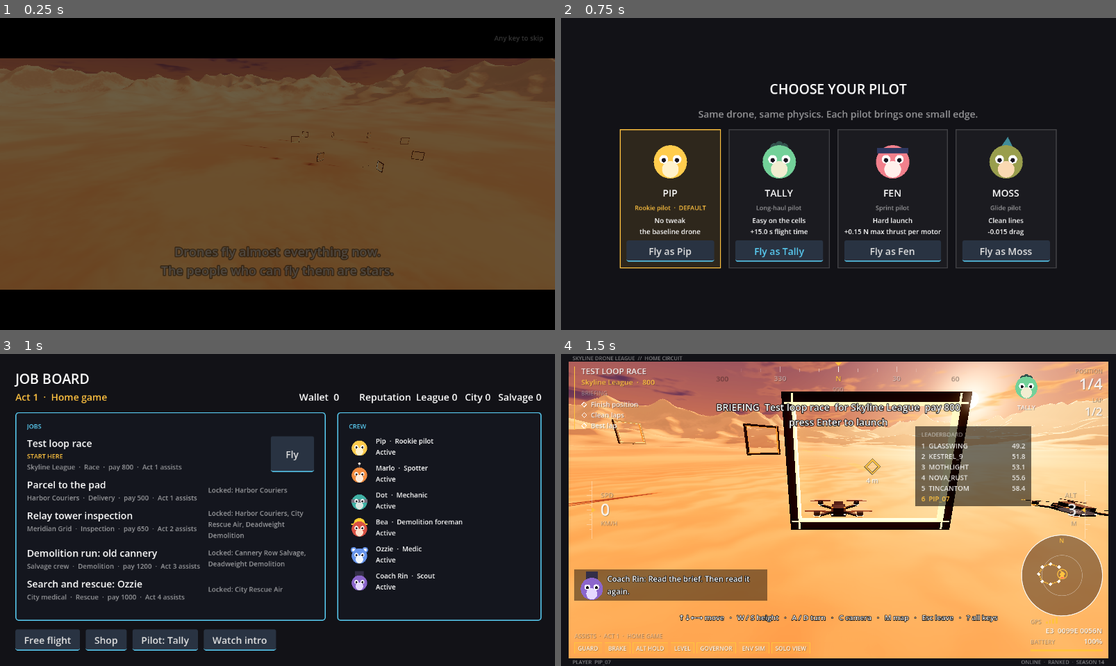
Above: before the commit, frames 1-4 (two rows, left to right).
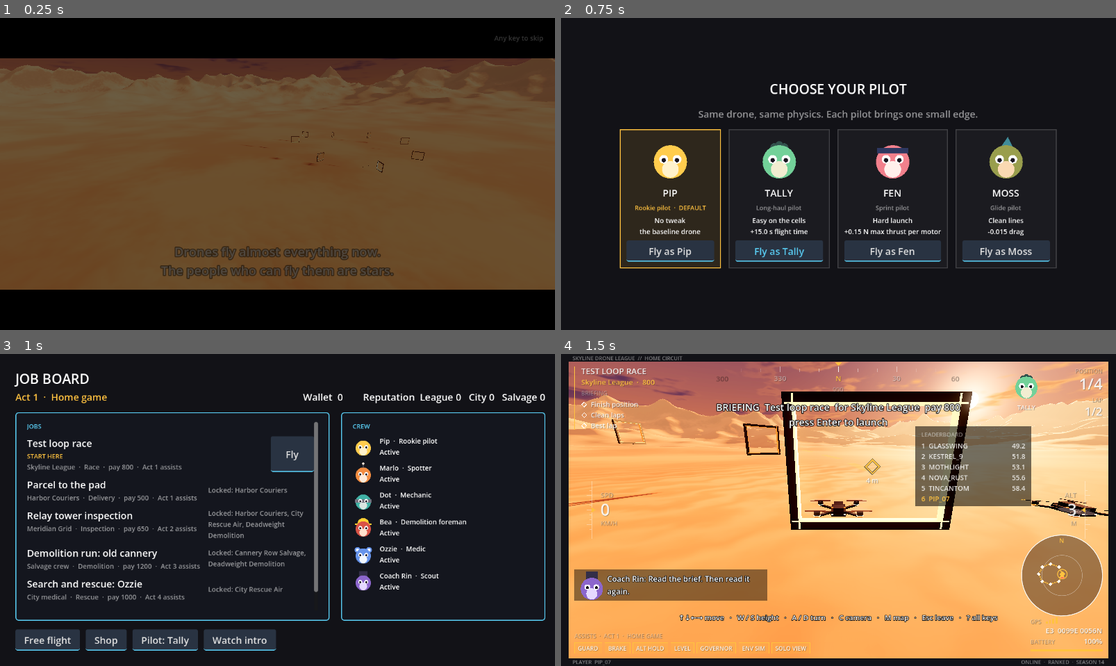
Above: after the commit, the same moments.

Repository: avdrav1/drone-sports
Game: Godot game, scene res://scenes/story/intro.tscn
Two runs of this game, one before a commit and one after it. Both use one fixed random seed, a clock stepped at 60 frames per second and the inputs below.
Inputs (mouse positions are in pixels of both pictures, inside the frame that each line leads up to):
- Up to frame 1 (0.25 s): no input
- Up to frame 2 (0.75 s): tap Enter (ui_accept) at 0.5 s; move the mouse to (960, 158) at 0.52 s; hold Right (roll_right) from 0.53 s (still down); hold C (cycle_camera) from 0.53 s (still down); click (960, 158) at 0.67 s
- Up to frame 3 (1 s): keep holding Right (roll_right); keep holding C (cycle_camera); tap Enter (ui_accept) at 0.77 s
- Up to frame 4 (1.5 s): release Right (roll_right) at 1.25 s; release C (cycle_camera) at 1.25 s; click "Fly" at 1.25 s

Frames 1-2 are identical in both runs. In frame 3, 3.8% of the frame differs, in the area x 53-99%, y 12-86%; in frame 4, nothing differs.

Commit message:
Story 7.6: Story consequences
Co-Authored-By: Claude Opus 5.5 <noreply@anthropic.com>

Diff:
--- a/data/jobs/board.tres
+++ b/data/jobs/board.tres
@@ -6,7 +6,8 @@
 [ext_resource type="Resource" path="res://data/jobs/inspection.tres" id="j2"]
 [ext_resource type="Resource" path="res://data/jobs/demolition.tres" id="j3"]
 [ext_resource type="Resource" path="res://data/jobs/rescue.tres" id="j4"]
+[ext_resource type="Resource" path="res://data/jobs/spotter_drill.tres" id="j5"]
 
 [resource]
 script = ExtResource("1_list")
-jobs = Array[Resource]([ExtResource("j0"), ExtResource("j1"), ExtResource("j2"), ExtResource("j3"), ExtResource("j4")])
+jobs = Array[Resource]([ExtResource("j0"), ExtResource("j1"), ExtResource("j2"), ExtResource("j3"), ExtResource("j4"), ExtResource("j5")])
--- /dev/null
+++ b/data/jobs/spotter_drill.tres
@@ -0,0 +1,24 @@
+[gd_resource type="Resource" script_class="Job" load_steps=3 format=3]
+
+[ext_resource type="Script" path="res://scripts/jobs/job.gd" id="1_job"]
+[ext_resource type="Resource" path="res://data/assists/act2.tres" id="2_act2"]
+
+[resource]
+script = ExtResource("1_job")
+id = &"spotter_drill"
+title = "Spotter drill: Marlo on the radio"
+scene = "res://scenes/jobs/spotter_drill.tscn"
+client = "Skyline League"
+job_type = &"race"
+faction = &"league"
+required_assists = ExtResource("2_act2")
+time_limit = 180.0
+pay = 1000
+countdown = 3.0
+default_view = 0
+weights = {
+"BestSplit": 2.0,
+"CleanLap": 1.0,
+"FinishPosition": 2.0
+}
+requires_living = Array[StringName]([&"marlo"])
--- /dev/null
+++ b/scenes/jobs/spotter_drill.tscn
@@ -0,0 +1,9 @@
+[gd_scene load_steps=3 format=3]
+
+[ext_resource type="PackedScene" path="res://scenes/jobs/test_race.tscn" id="1_race"]
+[ext_resource type="Resource" path="res://data/jobs/spotter_drill.tres" id="2_job"]
+
+[node name="SpotterDrill" instance=ExtResource("1_race")]
+
+[node name="JobRunner" parent="."]
+job = ExtResource("2_job")
--- a/scripts/jobs/job.gd
+++ b/scripts/jobs/job.gd
@@ -32,5 +32,7 @@
 @export var guidance := Guidance.FULL
 ## Characters at risk on this job; each needs a HazardZone. Empty means nobody can be struck.
 @export var crew_in_field: Array[StringName] = []
+## Characters who must be alive for this job to fly (Story 7.6).
+@export var requires_living: Array[StringName] = []
 ## Fog and wind. Null flies clear and still.
 @export var weather: Weather
--- a/scripts/progression/career.gd
+++ b/scripts/progression/career.gd
@@ -45,17 +45,20 @@
 ## good (a later act than now), and see the faction reputation it needs, or for
 ## a team with `needs_flag`, that story flag.
 func wants(t: Team) -> bool:
-	if t.id in offered or t.id == team_id:
+	if t.id in offered or t.id == team_id or Consequences.faction_locked(t.faction):
 		return false
-	if int(t.preset.label.trim_prefix("Act ")) <= act():
+	# A pilot whose own faction is locked will take a team of the same act.
+	if int(t.preset.label.trim_prefix("Act ")) < act() + (0 if team_locked() else 1):
 		return false
 	# A scout's team asks on the flag alone: they already saw the run.
 	if t.needs_flag != &"":
 		return StoryFlags.is_set(t.needs_flag)
 	return Reputation.of(t.faction) >= t.reputation_needed
 
-## Make every offer now due. Returns the new ones.
+## Make every offer now due. Returns the new ones. Offers from a faction
+## locked since are withdrawn.
 func check_offers() -> Array[Team]:
+	pending = pending.filter(func(p): return teams.by_id(p) == null or not Consequences.faction_locked(teams.by_id(p).faction))
 	var made: Array[Team] = []
 	for t in teams.teams:
 		if wants(t):
@@ -90,16 +93,28 @@
 	save()
 
 ## Jobs the pilot may fly now: the current team's job types, or the home
-## game's tagged jobs in Act 1.
+## game's tagged jobs in Act 1. Never a locked faction's job or one whose
+## required crew is dead (Story 7.6). A pilot left on a locked faction's team
+## keeps its assists and flies the home game's jobs too, so the career goes on.
 func can_fly(job: Job) -> bool:
+	if not Consequences.listed(job) or not Consequences.missing_crew(job).is_empty():
+		return false
 	var t := team()
-	return job.job_type in t.job_types if t else job.tags.has(&"act1")
+	var home := job.tags.has(&"act1")
+	if t == null:
+		return home
+	return job.job_type in t.job_types or (home and team_locked())
+
+## The pilot's own team is in a faction a death has locked.
+func team_locked() -> bool:
+	var t := team()
+	return t != null and Consequences.faction_locked(t.faction)
 
 ## Names of the teams that fly this kind of job, for a locked job's row.
 func unlocked_by(job: Job) -> Array[String]:
 	var out: Array[String] = []
 	for t in teams.teams:
-		if job.job_type in t.job_types:
+		if job.job_type in t.job_types and not Consequences.faction_locked(t.faction):
 			out.append(t.name)
 	return out
 
--- a/scripts/progression/garage.gd
+++ b/scripts/progression/garage.gd
@@ -25,18 +25,19 @@
 func level(id: StringName) -> int:
 	return levels.get(id, 0)
 
-## The next level's price, or -1 at the top level.
+## The next level's price, or -1 at the top level. Marked up once a death
+## carries shop_closed (Story 7.6).
 func price(id: StringName) -> int:
 	var u := upgrade(id)
 	var l := level(id)
-	return u.prices[l] if u and l < u.max_level() else -1
+	return ceili(u.prices[l] * Consequences.price_factor()) if u and l < u.max_level() else -1
 
 func can_buy(id: StringName) -> bool:
 	var p := price(id)
-	return p >= 0 and Wallet.balance >= p
+	return p >= 0 and Wallet.balance >= p and Consequences.shop_closed_jobs() == 0
 
 ## Spend the wallet on the next level. False, and nothing changes, if the pilot
-## cannot afford it or it is maxed.
+## cannot afford it, it is maxed, or the shop is closed.
 func buy(id: StringName) -> bool:
 	if not can_buy(id):
 		return false
--- a/scripts/story/bark.gd
+++ b/scripts/story/bark.gd
@@ -143,6 +143,9 @@
 func _on_gate(who: Node3D, _gate: int) -> void:
 	if runner and who != runner.drone:
 		return
+	# Gates are the spotter's call; without one, nobody makes it (Story 7.6).
+	if Consequences.in_effect(&"no_spotter"):
+		return
 	if _since_gate < gate_gap:
 		return
 	if not say(&"gate_passed").is_empty():
--- /dev/null
+++ b/scripts/story/consequences.gd
@@ -0,0 +1,55 @@
+class_name Consequences
+extends RefCounted
+# What a death changes (Story 7.6, the table in CHARACTERS.md). Each is a
+# Character.death_consequence tag; the HUD, shop, career, and board ask here
+# whether it is in effect, so none of them names a character (CLAUDE.md rule 6).
+
+## Jobs the shop stays shut after the death that closes it.
+const SHOP_CLOSED_JOBS := 3
+## Upgrade prices from the death on, closed or reopened.
+const SHOP_MARKUP := 1.25
+## Consequence tag -> the faction it locks for the rest of the playthrough.
+const FACTION_LOCKS := {&"salvage_locked": &"salvage", &"city_locked": &"city"}
+
+## The dead whose death carries `tag`.
+static func causes(tag: StringName) -> Array[Character]:
+	var out: Array[Character] = []
+	if tag == &"":
+		return out
+	for id in Roster.ids():
+		var c: Character = Roster.character(id)
+		if c.death_consequence == tag and not Roster.is_alive(id):
+			out.append(c)
+	return out
+
+static func in_effect(tag: StringName) -> bool:
+	return not causes(tag).is_empty()
+
+## A locked faction makes no offers and its jobs leave the board.
+static func faction_locked(faction: StringName) -> bool:
+	for tag in FACTION_LOCKS:
+		if FACTION_LOCKS[tag] == faction and in_effect(tag):
+			return true
+	return false
+
+## Jobs left until the shop reopens; 0 when it is open.
+static func shop_closed_jobs() -> int:
+	var left := 0
+	for c in causes(&"shop_closed"):
+		left = maxi(left, SHOP_CLOSED_JOBS - Roster.jobs_since_death(c.id))
+	return left
+
+static func price_factor() -> float:
+	return SHOP_MARKUP if in_effect(&"shop_closed") else 1.0
+
+## Names of the dead this job needs alive (Job.requires_living).
+static func missing_crew(job: Job) -> Array[String]:
+	var out: Array[String] = []
+	for id in job.requires_living:
+		if not Roster.is_alive(id):
+			out.append(Roster.character(id).name)
+	return out
+
+## On the board at all: not from a locked faction.
+static func listed(job: Job) -> bool:
+	return not faction_locked(job.faction)
--- a/scripts/story/roster.gd
+++ b/scripts/story/roster.gd
@@ -2,6 +2,7 @@
 # Autoload "Roster": the cast and their status, kept in the save's "roster" section.
 # Injured benches a character for INJURY_JOBS jobs; a second injury while
 # injured kills. Death is permanent: there is no way back (CLAUDE.md rule 7).
+# For the dead, `jobs` counts the jobs finished since (Story 7.6: the shop).
 
 enum Status { ACTIVE, INJURED, DEAD }
 
@@ -36,6 +37,10 @@
 func jobs_benched(id: StringName) -> int:
 	return _state[id].jobs if status(id) == Status.INJURED else 0
 
+## Jobs finished since this character died; 0 for the living.
+func jobs_since_death(id: StringName) -> int:
+	return _state[id].jobs if status(id) == Status.DEAD else 0
+
 ## First strike injures; a strike while injured kills.
 func injure(id: StringName) -> void:
 	if not _harmable(id):
@@ -50,8 +55,9 @@
 	if _harmable(id) and status(id) != Status.DEAD:
 		_record(id, Status.DEAD, 0)
 
-## A job ended: injured characters count down toward active again. Anyone in
-## `skip` was hurt on that job, so it does not count toward their recovery.
+## A job ended: injured characters count down toward active again, and the
+## dead count the jobs since. Anyone in `skip` was hurt on that job, so it does
+## not count for them.
 func job_done(skip: Array = []) -> void:
 	for id in _state.keys():
 		if _state[id].status == Status.INJURED and not id in skip:
@@ -59,6 +65,8 @@
 			if _state[id].jobs <= 0:
 				_state.erase(id)
 				status_changed.emit(id, Status.ACTIVE)
+		elif _state[id].status == Status.DEAD and not id in skip:
+			_state[id].jobs += 1
 	save()
 
 func _harmable(id: StringName) -> bool:
--- a/scripts/ui/job_board.gd
+++ b/scripts/ui/job_board.gd
@@ -4,6 +4,8 @@
 # pay, and the assists it flies with; Fly on the ones the pilot's team takes,
 # and who unlocks the rest; the crew and their status. Offers ask here too,
 # and the shop and pilot select open from here. A new game picks a pilot first.
+# A locked faction's jobs leave the board, and the shop shows when it is closed
+# (Story 7.6).
 
 const JOBS := "res://data/jobs/board.tres"
 const FREE_FLIGHT := "res://scenes/debug_flight.tscn"
@@ -29,6 +31,7 @@
 var _crew_box: VBoxContainer
 var _footer: HBoxContainer
 var _pilot_button: Button
+var _shop_button: Button
 
 func _ready() -> void:
 	jobs = load(JOBS)
@@ -68,6 +71,11 @@
 	_header.text = Career.label()
 	_pilot_button.text = "Pilot: %s" % PlayerProfile.pilot().name
 	_money.text = money_text()
+	var closed := Consequences.shop_closed_jobs()
+	_shop_button.disabled = closed > 0
+	_shop_button.text = "Shop" if closed == 0 else "Shop closed: %d more job%s" % [closed, "" if closed == 1 else "s"]
+	_shop_button.tooltip_text = "" if closed == 0 else "Closed since %s died." % \
+		", ".join(Consequences.causes(&"shop_closed").map(func(c): return c.name))
 	for c in _jobs_box.get_children():
 		c.free()
 	for c in _crew_box.get_children():
@@ -76,6 +84,8 @@
 	crew_rows.clear()
 	_jobs_box.add_child(_heading("JOBS"))
 	for job in jobs.jobs:
+		if not Consequences.listed(job):
+			continue
 		var row := _job_row(job)
 		job_rows[job.id] = row
 		_jobs_box.add_child(row)
@@ -146,7 +156,11 @@
 		var lock := Label.new()
 		lock.name = "Locked"
 		var teams := Career.unlocked_by(job)
-		lock.text = "Locked: " + (", ".join(teams) if not teams.is_empty() else "no team yet")
+		var missing := Consequences.missing_crew(job)
+		if not missing.is_empty():
+			lock.text = "Closed: needs " + ", ".join(missing)
+		else:
+			lock.text = "Locked: " + (", ".join(teams) if not teams.is_empty() else "no team yet")
 		lock.add_theme_color_override("font_color", DIM)
 		lock.add_theme_font_size_override("font_size", 14)
 		lock.custom_minimum_size.x = 220
@@ -244,11 +258,11 @@
 	free.text = "Free flight"
 	free.pressed.connect(free_flight)
 	_footer.add_child(free)
-	var shop_button := Button.new()
-	shop_button.name = "Shop"
-	shop_button.text = "Shop"
-	shop_button.pressed.connect(func(): shop.open())
-	_footer.add_child(shop_button)
+	_shop_button = Button.new()
+	_shop_button.name = "Shop"
+	_shop_button.text = "Shop"
+	_shop_button.pressed.connect(func(): shop.open())
+	_footer.add_child(_shop_button)
 	_pilot_button = Button.new()
 	_pilot_button.name = "Pilot"
 	_pilot_button.pressed.connect(func(): pilot_select.open())
--- a/scripts/ui/race_hud.gd
+++ b/scripts/ui/race_hud.gd
@@ -58,8 +58,9 @@
 func split_color() -> Color:
 	return AHEAD if split_delta <= 0.0 else BEHIND
 
+## Off for good once the spotter is dead (Story 7.6).
 func split_visible() -> bool:
-	return not is_nan(split_delta) and _split_age < split_hold
+	return not is_nan(split_delta) and _split_age < split_hold and not Consequences.in_effect(&"no_spotter")
 
 func next_gate() -> Gate:
 	var p = course.progress(racer)
--- a/scripts/ui/results.gd
+++ b/scripts/ui/results.gd
@@ -43,7 +43,14 @@
 	if not r.bark.is_empty():
 		rows.add_child(bark_row(r.bark))
 	money.text = "Pay %d     Reputation (%s) %+d" % [r.pay, r.job.faction, r.reputation_change]
+	retry_button.disabled = not can_retry(r.job)
+	retry_button.tooltip_text = "" if can_retry(r.job) else "This job is off the board now."
 	show_offers()
+
+## A death can take a job off the board (its faction locked, or crew it needs
+## gone); Retry must not fly it anyway (Story 7.6).
+static func can_retry(job: Job) -> bool:
+	return job == null or (Consequences.listed(job) and Consequences.missing_crew(job).is_empty())
 
 ## Teams that now want the pilot ask here, one dialog at a time.
 func show_offers() -> void:
@@ -93,6 +100,8 @@
 	return row
 
 func retry() -> void:
+	if result and not can_retry(result.job):
+		return
 	retry_pressed.emit()
 	if job_scene:
 		get_tree().change_scene_to_file(job_scene)
--- /dev/null
+++ b/tests/test_consequences.gd
@@ -0,0 +1,214 @@
+extends RefCounted
+# Story 7.6: story consequences. Each death in the CHARACTERS.md table changes
+# the game: no spotter, a closed and dearer shop, locked factions. The board
+# drops a locked faction's jobs, closes a job whose crew is dead, and keeps a
+# memorial line for every death.
+
+const Sim = preload("res://tests/sim.gd")
+const BOARD := "res://scenes/ui/job_board.tscn"
+
+func _board() -> JobBoard:
+	var b: JobBoard = load(BOARD).instantiate()
+	Sim.add(b)
+	return b
+
+func test_consequences_are_data_on_the_cast() -> bool:
+	var tags := {}
+	for id in Roster.ids():
+		var c: Character = Roster.character(id)
+		if c.death_consequence != &"":
+			tags[c.death_consequence] = id
+	var none_yet := true
+	for tag in tags:
+		none_yet = none_yet and not Consequences.in_effect(tag)
+	return tags.size() == 4 and none_yet and Consequences.price_factor() == 1.0 \
+		and Consequences.shop_closed_jobs() == 0
+
+func test_marlo_dead_no_gate_callouts_or_split_delta() -> bool:
+	var hud := RaceHud.new()
+	hud.split_delta = -0.4
+	var before := hud.split_visible()
+	var scene: Node = load("res://scenes/jobs/test_race.tscn").instantiate()
+	var runner: JobRunner = scene.get_node("JobRunner")
+	runner.pays_out = false
+	Sim.add(scene)
+	await Sim.process_frames(3)
+	var bark: Bark = scene.get_node("Bark")
+	var heard := []
+	bark.spoke.connect(func(id, e, _t): heard.append([id, e]))
+	var course: Course = scene.get_node("Course")
+	var gate := func() -> int:
+		heard.clear()
+		bark._since_gate = INF
+		course.gate_passed.emit(scene.get_node("Drone"), 1)
+		return heard.filter(func(h): return h[1] == &"gate_passed").size()
+	var alive_calls: int = gate.call()  # control: Marlo alive calls the gate
+	Roster.kill(&"marlo")
+	var after := hud.split_visible()
+	hud.free()
+	# A living character who would call gates stays silent too: no spotter, no callout.
+	var dot: Character = Roster.character(&"dot")
+	var speaks: Array[StringName] = dot.speaks_on.duplicate()
+	var lines := Bark.lines_of(&"dot").duplicate()
+	var stand_in := lines.duplicate()
+	stand_in["gate_passed"] = {"active": ["Gate."]}
+	dot.speaks_on.append(&"gate_passed")
+	Bark._cache[&"dot"] = stand_in
+	var stand_in_can := not Bark.pool(&"dot", &"gate_passed").is_empty()
+	var dead_calls: int = gate.call()
+	dot.speaks_on = speaks
+	Bark._cache[&"dot"] = lines
+	scene.free()
+	return before and not after and Consequences.in_effect(&"no_spotter") \
+		and alive_calls == 1 and stand_in_can and dead_calls == 0
+
+func test_dot_dead_closes_shop_for_three_jobs_then_dearer() -> bool:
+	var stock := Garage.price(&"thrust")
+	Wallet.balance = 100000
+	Roster.kill(&"dot")
+	var closed := Consequences.shop_closed_jobs() == 3 and not Garage.can_buy(&"thrust") \
+		and not Garage.buy(&"thrust") and Garage.level(&"thrust") == 0 and Wallet.balance == 100000
+	var b := _board()
+	await Sim.process_frames(1)
+	var button: Button = b._footer.get_node("Shop")
+	var shown := button.disabled and button.text.contains("3 more jobs") and button.tooltip_text.contains("Dot")
+	b.free()
+	Roster.job_done()
+	Roster.job_done()
+	var still := Consequences.shop_closed_jobs() == 1 and not Garage.buy(&"thrust")
+	Roster.job_done()
+	var dearer := Garage.price(&"thrust") == ceili(stock * 1.25) and Garage.price(&"thrust") > stock
+	var bought := Garage.buy(&"thrust") and Wallet.balance == 100000 - ceili(stock * 1.25)
+	b = _board()
+	await Sim.process_frames(1)
+	button = b._footer.get_node("Shop")
+	var open := not button.disabled and button.text == "Shop"
+	b.free()
+	Wallet.balance = 0
+	return closed and shown and still and dearer and bought and open
+
+func test_dots_own_job_does_not_count_toward_reopening() -> bool:
+	Roster.kill(&"dot")
+	Roster.job_done([&"dot"])
+	var counted_after := Consequences.shop_closed_jobs() == 3
+	Roster.job_done()
+	SaveGame.load_all(Sim.tree())
+	return counted_after and Roster.jobs_since_death(&"dot") == 1 and Consequences.shop_closed_jobs() == 2
+
+func test_bea_dead_locks_salvage() -> bool:
+	Reputation.add(&"salvage", 100)
+	Career.team_id = &"harbor_couriers"
+	Roster.kill(&"bea")
+	var offers := Career.check_offers()
+	var salvage_offer := offers.any(func(t): return t.faction == &"salvage")
+	var b := _board()
+	await Sim.process_frames(1)
+	var listed: bool = b.job_rows.has(&"demolition")
+	var city: bool = b.job_rows.has(&"inspection")
+	b.free()
+	Career.team_id = &""
+	return Consequences.faction_locked(&"salvage") and not Consequences.faction_locked(&"city") \
+		and not salvage_offer and not listed and city \
+		and not Career.can_fly(load("res://data/jobs/demolition.tres"))
+
+func test_ozzie_dead_locks_city_services() -> bool:
+	Reputation.add(&"city", 100)
+	Roster.kill(&"ozzie")
+	var offers := Career.check_offers()
+	var b := _board()
+	await Sim.process_frames(1)
+	var gone := true
+	for id in [&"sample_delivery", &"inspection", &"rescue"]:
+		gone = gone and not b.job_rows.has(id)
+	var others: bool = b.job_rows.has(&"test_race") and b.job_rows.has(&"demolition")
+	b.free()
+	return Consequences.faction_locked(&"city") and offers.all(func(t): return t.faction != &"city") \
+		and gone and others
+
+func test_pending_offer_from_locked_faction_is_withdrawn() -> bool:
+	Reputation.add(&"city", 10)
+	var made := Career.check_offers()
+	var asked := Career.pending.has(&"harbor_couriers")
+	Roster.kill(&"ozzie")
+	Career.check_offers()
+	return made.size() == 1 and asked and Career.pending.is_empty()
+
+func test_pilot_on_a_locked_team_flies_home_jobs_and_can_move_on() -> bool:
+	Career.team_id = &"cannery_row"
+	var race: Job = load("res://data/jobs/test_race.tres")
+	var before := Career.can_fly(race)
+	Roster.kill(&"bea")
+	Reputation.add(&"city", 100)
+	var after := Career.can_fly(race)
+	var rescue_air := Career.wants(Career.teams.by_id(&"city_rescue_air"))
+	var deadweight := Career.wants(Career.teams.by_id(&"deadweight"))
+	var kept := Career.preset().label == "Act 3"
+	Career.team_id = &""
+	return not before and after and kept and rescue_air and not deadweight
+
+func test_job_needs_its_living_crew() -> bool:
+	var drill: Job = load("res://data/jobs/spotter_drill.tres")
+	var scene: Node = load(drill.scene).instantiate()
+	var runs_it: bool = (scene.get_node("JobRunner") as JobRunner).job == drill
+	scene.free()
+	var listed := false
+	for j in (load("res://data/jobs/board.tres") as JobList).jobs:
+		listed = listed or j == drill
+	Career.team_id = &"skyline_juniors"
+	var b := _board()
+	await Sim.process_frames(1)
+	var flies := b.fly_button(&"spotter_drill") != null
+	b.free()
+	Roster.kill(&"marlo")
+	b = _board()
+	await Sim.process_frames(1)
+	var row: Node = b.job_rows.get(&"spotter_drill")
+	var closed: bool = row != null and b.fly_button(&"spotter_drill") == null \
+		and (row.get_node("Locked") as Label).text.contains("Marlo")
+	b.fly(drill)
+	await Sim.process_frames(1)
+	var stayed: bool = Sim.tree().current_scene == null or Sim.tree().current_scene.scene_file_path != drill.scene
+	b.free()
+	Career.team_id = &""
+	return listed and runs_it and drill.requires_living == [&"marlo"] and flies and closed and stayed \
+		and not Career.can_fly(drill) and ResourceLoader.exists(drill.scene)
+
+func test_memorial_line_per_dead_character() -> bool:
+	var dead := [&"marlo", &"dot", &"bea", &"ozzie"]
+	for id in dead:
+		Roster.kill(id)
+	var b := _board()
+	await Sim.process_frames(1)
+	var ok := true
+	for id in dead:
+		var line := Bark.memorial(id)
+		var text: String = (b.crew_rows[id].get_node("Status") as Label).text
+		ok = ok and not line.is_empty() and text.contains("Died.") and text.contains(line)
+	ok = ok and not (b.crew_rows[&"rin"].get_node("Status") as Label).text.contains("Died.")
+	b.free()
+	return ok
+
+func test_locked_job_cannot_be_retried_from_results() -> bool:
+	var screen: Control = load("res://scenes/ui/results.tscn").instantiate()
+	Sim.add(screen)
+	var r := JobResult.new()
+	r.job = load("res://data/jobs/demolition.tres")
+	r.completed = true
+	r.letter = "B"
+	screen.show_result(r)
+	var open_before: bool = not screen.retry_button.disabled
+	var fired := []
+	screen.retry_pressed.connect(func(): fired.append(true))
+	Roster.kill(&"bea")
+	screen.show_result(r)
+	var closed: bool = screen.retry_button.disabled
+	screen.retry()
+	var drill := JobResult.new()
+	drill.job = load("res://data/jobs/spotter_drill.tres")
+	drill.letter = "C"
+	var drill_open: bool = Consequences.missing_crew(drill.job).is_empty()
+	Roster.kill(&"marlo")
+	screen.show_result(drill)
+	var drill_closed: bool = screen.retry_button.disabled
+	screen.free()
+	return open_before and closed and fired.is_empty() and drill_open and drill_closed
--- a/tests/test_job_board.gd
+++ b/tests/test_job_board.gd
@@ -15,7 +15,7 @@
 	for id in b.job_rows:
 		if b.fly_button(id):
 			out.append(id)
-	out.sort()
+	out.sort_custom(func(a, b): return String(a) < String(b))  # StringName sort is by pointer, not text
 	return out
 
 func test_reached_at_launch_and_jobs_come_back() -> bool:
@@ -82,7 +82,7 @@
 	var asked: bool = b.offer_dialog.visible and b.offer_dialog.team.id == &"skyline_juniors"
 	b.offer_dialog.confirmed.emit()
 	await Sim.process_frames(1)
-	var ok: bool = asked and b._header.text.contains("Skyline Juniors") and _flyable(b) == [&"test_race"]
+	var ok: bool = asked and b._header.text.contains("Skyline Juniors") and _flyable(b) == [&"spotter_drill", &"test_race"]
 	b.free()
 	await Sim.process_frames(1)
 	Sim.tree().unload_current_scene()  # the recruitment scene (Story 11.2)
Not shown: 1 places in data/jobs/board.tres that only renumber resources
Not shown, added: scripts/story/consequences.gd.uid
Not shown, added: tests/test_consequences.gd.uid
Not shown, changed: docs/BACKLOG.md
